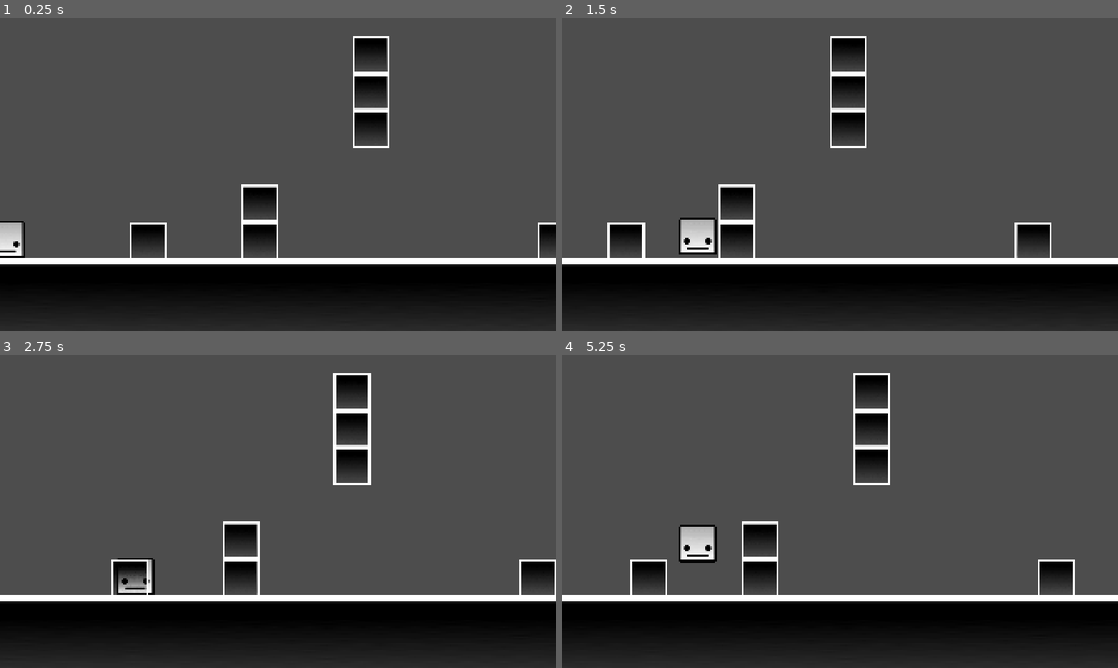
Above: before the commit, frames 1-4 (two rows, left to right).
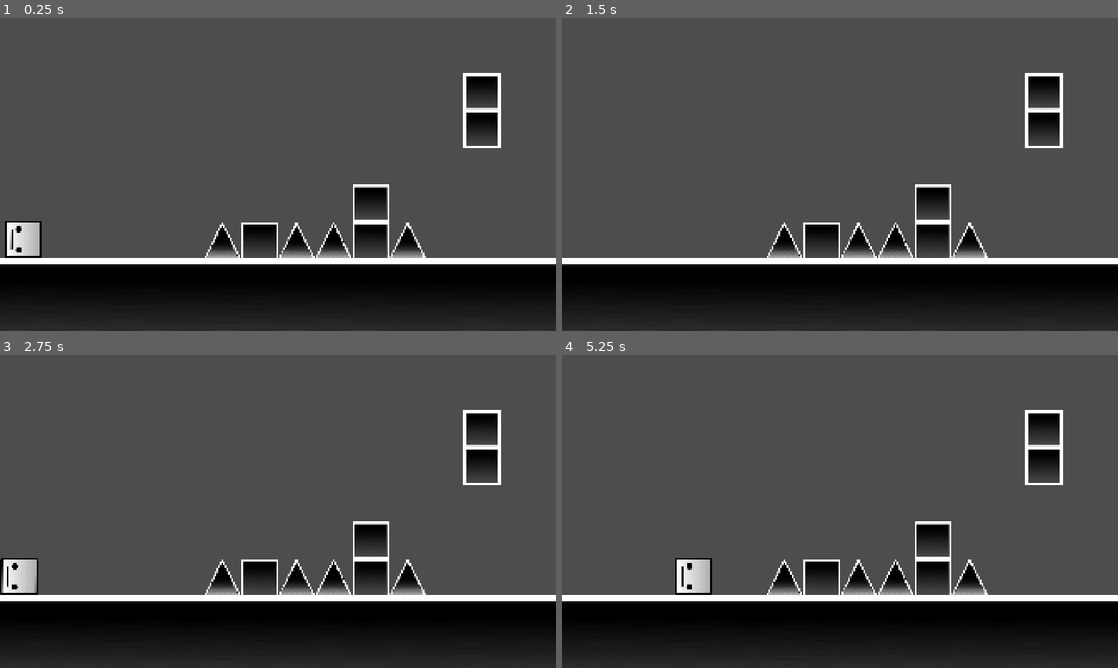
Above: after the commit, the same moments.

Repository: Nahu666/Corbalan-Proto---Geometry-Dash
Game: Godot game, scene res://escenas/prueba.tscn
The game is run twice, just before and just after one commit, with the same random seed, the same clock (stepped at 60 frames per second) and the same inputs.
Inputs:
- Up to frame 1 (0.25 s): no input
- Up to frame 2 (1.5 s): tap W (salto) at 0.77 s
- Up to frame 3 (2.75 s): tap W (salto) at 1.52 s
- Up to frame 4 (5.25 s): tap W (salto) at 3.02, 3.77, 4.52 s

The runs differ from the first frame. In frame 1, 8.1% of the frame differs, in the area x 0-100%, y 5-77%; in frame 2, 9.8%; in frame 3, 9.4%; in frame 4, 10%, in the area x 12-93%, y 5-77%.

Commit message:
Rotación del Jugador y Elaboración de Spikes

Diff:
--- a/corbalan-proto---geometry-dash/escenas/prueba.tscn
+++ b/corbalan-proto---geometry-dash/escenas/prueba.tscn
@@ -2,6 +2,7 @@
 
 [ext_resource type="PackedScene" uid="uid://61wndvhbm1jk" path="res://objetos/jugador.tscn" id="1_2jt68"]
 [ext_resource type="PackedScene" uid="uid://bkdjme26fv1q6" path="res://objetos/obj_bloque.tscn" id="2_mdukl"]
+[ext_resource type="PackedScene" uid="uid://itymtme5q2ao" path="res://objetos/spike.tscn" id="3_mdukl"]
 
 [node name="Node2D" type="Node2D" unique_id=210247986]
 
@@ -18,27 +19,117 @@
 drag_bottom_margin = 0.4
 editor_draw_drag_margin = true
 
-[node name="Ground" parent="." unique_id=656864775 instance=ExtResource("2_mdukl")]
-position = Vector2(2688, 1024)
-scale = Vector2(58.131523, 3.0399997)
+[node name="Ground" parent="." unique_id=656864775 groups=["kill"] instance=ExtResource("2_mdukl")]
+position = Vector2(5888, 1024)
+scale = Vector2(114.611534, 3.0399997)
 
-[node name="StaticBody2D2" parent="." unique_id=970719671 instance=ExtResource("2_mdukl")]
-position = Vector2(512, 768)
-
-[node name="StaticBody2D3" parent="." unique_id=1917954583 instance=ExtResource("2_mdukl")]
+[node name="StaticBody2D2" parent="." unique_id=970719671 groups=["kill"] instance=ExtResource("2_mdukl")]
 position = Vector2(896, 768)
 
-[node name="StaticBody2D4" parent="." unique_id=78339282 instance=ExtResource("2_mdukl")]
-position = Vector2(896, 640)
+[node name="StaticBody2D3" parent="." unique_id=1917954583 groups=["kill"] instance=ExtResource("2_mdukl")]
+position = Vector2(1280, 768)
 
-[node name="StaticBody2D5" parent="." unique_id=1198475787 instance=ExtResource("2_mdukl")]
-position = Vector2(1280, 384)
+[node name="StaticBody2D4" parent="." unique_id=78339282 groups=["kill"] instance=ExtResource("2_mdukl")]
+position = Vector2(1280, 640)
 
-[node name="StaticBody2D6" parent="." unique_id=319594047 instance=ExtResource("2_mdukl")]
-position = Vector2(1280, 256)
+[node name="StaticBody2D5" parent="." unique_id=1198475787 groups=["kill"] instance=ExtResource("2_mdukl")]
+position = Vector2(1664, 384)
 
-[node name="StaticBody2D7" parent="." unique_id=957499227 instance=ExtResource("2_mdukl")]
-position = Vector2(1280, 128)
+[node name="StaticBody2D6" parent="." unique_id=319594047 groups=["kill"] instance=ExtResource("2_mdukl")]
+position = Vector2(1664, 256)
 
-[node name="StaticBody2D8" parent="." unique_id=1346284726 instance=ExtResource("2_mdukl")]
-position = Vector2(1920, 768)
+[node name="StaticBody2D11" parent="." unique_id=19230048 groups=["kill"] instance=ExtResource("2_mdukl")]
+position = Vector2(2304, 256)
+
+[node name="StaticBody2D12" parent="." unique_id=1990760615 groups=["kill"] instance=ExtResource("2_mdukl")]
+position = Vector2(2304, 128)
+
+[node name="StaticBody2D13" parent="." unique_id=1318051237 groups=["kill"] instance=ExtResource("2_mdukl")]
+position = Vector2(2304, 0)
+
+[node name="StaticBody2D14" parent="." unique_id=2051828095 groups=["kill"] instance=ExtResource("2_mdukl")]
+position = Vector2(2304, -128)
+
+[node name="StaticBody2D8" parent="." unique_id=1346284726 groups=["kill"] instance=ExtResource("2_mdukl")]
+position = Vector2(2304, 768)
+
+[node name="StaticBody2D15" parent="." unique_id=1959905573 groups=["kill"] instance=ExtResource("2_mdukl")]
+position = Vector2(2688, 768)
+
+[node name="StaticBody2D16" parent="." unique_id=1398857755 groups=["kill"] instance=ExtResource("2_mdukl")]
+position = Vector2(2688, 640)
+
+[node name="StaticBody2D20" parent="." unique_id=1985553333 groups=["kill"] instance=ExtResource("2_mdukl")]
+position = Vector2(3072, 512)
+
+[node name="StaticBody2D31" parent="." unique_id=1645572901 groups=["kill"] instance=ExtResource("2_mdukl")]
+position = Vector2(3840, 512)
+
+[node name="StaticBody2D25" parent="." unique_id=225802791 groups=["kill"] instance=ExtResource("2_mdukl")]
+position = Vector2(3328, 640)
+
+[node name="StaticBody2D26" parent="." unique_id=1556784430 groups=["kill"] instance=ExtResource("2_mdukl")]
+position = Vector2(3328, 256)
+
+[node name="StaticBody2D30" parent="." unique_id=236244017 groups=["kill"] instance=ExtResource("2_mdukl")]
+position = Vector2(3328, 768)
+
+[node name="StaticBody2D27" parent="." unique_id=301103307 groups=["kill"] instance=ExtResource("2_mdukl")]
+position = Vector2(3328, 128)
+
+[node name="StaticBody2D28" parent="." unique_id=1356005013 groups=["kill"] instance=ExtResource("2_mdukl")]
+position = Vector2(3328, 0)
+
+[node name="StaticBody2D29" parent="." unique_id=270245018 groups=["kill"] instance=ExtResource("2_mdukl")]
+position = Vector2(3328, -128)
+
+[node name="StaticBody2D22" parent="." unique_id=564011441 groups=["kill"] instance=ExtResource("2_mdukl")]
+position = Vector2(3072, 640)
+
+[node name="StaticBody2D23" parent="." unique_id=979088916 groups=["kill"] instance=ExtResource("2_mdukl")]
+position = Vector2(3072, 768)
+
+[node name="StaticBody2D21" parent="." unique_id=1757518764 groups=["kill"] instance=ExtResource("2_mdukl")]
+position = Vector2(3072, 0)
+
+[node name="StaticBody2D24" parent="." unique_id=1063162388 groups=["kill"] instance=ExtResource("2_mdukl")]
+position = Vector2(3072, -128)
+
+[node name="StaticBody2D17" parent="." unique_id=886621701 groups=["kill"] instance=ExtResource("2_mdukl")]
+position = Vector2(2688, 128)
+
+[node name="StaticBody2D18" parent="." unique_id=103862174 groups=["kill"] instance=ExtResource("2_mdukl")]
+position = Vector2(2688, 0)
+
+[node name="StaticBody2D19" parent="." unique_id=803025881 groups=["kill"] instance=ExtResource("2_mdukl")]
+position = Vector2(2688, -128)
+
+[node name="Area2D" parent="." unique_id=442732807 instance=ExtResource("3_mdukl")]
+position = Vector2(768, 768)
+
+[node name="Area2D2" parent="." unique_id=339905473 instance=ExtResource("3_mdukl")]
+position = Vector2(1024, 768)
+
+[node name="Area2D3" parent="." unique_id=1238570559 instance=ExtResource("3_mdukl")]
+position = Vector2(1152, 768)
+
+[node name="Area2D4" parent="." unique_id=2121795489 instance=ExtResource("3_mdukl")]
+position = Vector2(1408, 768)
+
+[node name="Area2D5" parent="." unique_id=724064312 instance=ExtResource("3_mdukl")]
+position = Vector2(2176, 768)
+
+[node name="Area2D7" parent="." unique_id=1881992359 instance=ExtResource("3_mdukl")]
+position = Vector2(2560, 768)
+
+[node name="Area2D8" parent="." unique_id=142071143 instance=ExtResource("3_mdukl")]
+position = Vector2(2432, 768)
+
+[node name="Area2D9" parent="." unique_id=958032587 instance=ExtResource("3_mdukl")]
+position = Vector2(2816, 768)
+
+[node name="Area2D10" parent="." unique_id=124642051 instance=ExtResource("3_mdukl")]
+position = Vector2(2944, 768)
+
+[node name="Area2D6" parent="." unique_id=1502139841 instance=ExtResource("3_mdukl")]
+position = Vector2(2048, 768)
--- a/corbalan-proto---geometry-dash/objetos/jugador.tscn
+++ b/corbalan-proto---geometry-dash/objetos/jugador.tscn
@@ -3,12 +3,30 @@
 [ext_resource type="Script" uid="uid://bws8a1e47dhw2" path="res://scripts/jugador.gd" id="1_3eei6"]
 [ext_resource type="Texture2D" uid="uid://dc77c50mk2pom" path="res://assets/jugador.png" id="2_0xj6y"]
 [ext_resource type="Script" uid="uid://d30igwlhrdk54" path="res://scripts/muerte.gd" id="3_0xj6y"]
+[ext_resource type="Script" uid="uid://bvt8wbhd31l32" path="res://scripts/muerteExterno.gd" id="3_r4068"]
+
+[sub_resource type="GDScript" id="GDScript_0xj6y"]
+script/source = "extends Sprite2D
+
+
+# Called when the node enters the scene tree for the first time.
+func _ready() -> void:
+	pass # Replace with function body.
+
+
+# Called every frame. 'delta' is the elapsed time since the previous frame.
+func _process(delta: float) -> void:
+	pass
+"
 
 [sub_resource type="RectangleShape2D" id="RectangleShape2D_r4068"]
 size = Vector2(128, 128)
 
+[sub_resource type="RectangleShape2D" id="RectangleShape2D_f3ub6"]
+size = Vector2(128, 128)
+
 [sub_resource type="RectangleShape2D" id="RectangleShape2D_30g6c"]
-size = Vector2(96, 96)
+size = Vector2(32, 32)
 
 [node name="CharacterBody2D" type="CharacterBody2D" unique_id=1927361297]
 script = ExtResource("1_3eei6")
@@ -16,11 +34,19 @@
 [node name="Sprite2D" type="Sprite2D" parent="." unique_id=2139020385]
 scale = Vector2(1.0666667, 1.0666667)
 texture = ExtResource("2_0xj6y")
+script = SubResource("GDScript_0xj6y")
 
 [node name="CollisionShape2D" type="CollisionShape2D" parent="." unique_id=1376155604]
 rotation = -6.2831855
 shape = SubResource("RectangleShape2D_r4068")
 one_way_collision = true
+
+[node name="externo" type="Area2D" parent="." unique_id=922826536]
+script = ExtResource("3_r4068")
+
+[node name="CollisionShape2D" type="CollisionShape2D" parent="externo" unique_id=1881660654]
+shape = SubResource("RectangleShape2D_f3ub6")
+debug_color = Color(0, 0.63657296, 0.40714556, 0.41960785)
 
 [node name="Area2D" type="Area2D" parent="." unique_id=109104032]
 script = ExtResource("3_0xj6y")
@@ -29,4 +55,6 @@
 shape = SubResource("RectangleShape2D_30g6c")
 debug_color = Color(0.8452447, 0.36196086, 0.30341214, 0.41960785)
 
+[connection signal="area_entered" from="externo" to="externo" method="_on_area_entered"]
+[connection signal="body_entered" from="externo" to="externo" method="_on_body_entered"]
 [connection signal="body_exited" from="Area2D" to="Area2D" method="_on_body_exited"]
--- a/corbalan-proto---geometry-dash/objetos/obj_bloque.tscn
+++ b/corbalan-proto---geometry-dash/objetos/obj_bloque.tscn
@@ -5,14 +5,14 @@
 [sub_resource type="RectangleShape2D" id="RectangleShape2D_ib5rn"]
 size = Vector2(128, 128)
 
-[node name="StaticBody2D" type="StaticBody2D" unique_id=656864775 groups=["kill"]]
+[node name="StaticBody2D" type="StaticBody2D" unique_id=656864775]
 
 [node name="Sprite2D" type="Sprite2D" parent="." unique_id=391049293]
 position = Vector2(-1.9073486e-06, -1.9073486e-06)
 scale = Vector2(1.0491803, 1.0491803)
 texture = ExtResource("1_wcb21")
 
-[node name="CollisionShape2D" type="CollisionShape2D" parent="." unique_id=637736875]
+[node name="CollisionShape2D" type="CollisionShape2D" parent="." unique_id=637736875 groups=["kill"]]
 rotation = 12.566371
 shape = SubResource("RectangleShape2D_ib5rn")
 one_way_collision = true
--- /dev/null
+++ b/corbalan-proto---geometry-dash/objetos/spike.tscn
@@ -0,0 +1,17 @@
+[gd_scene format=3 uid="uid://itymtme5q2ao"]
+
+[ext_resource type="Texture2D" uid="uid://dni3uxy3titl2" path="res://assets/spike.png" id="1_jghkg"]
+
+[sub_resource type="RectangleShape2D" id="RectangleShape2D_pjtk1"]
+size = Vector2(24, 48)
+
+[node name="Area2D" type="Area2D" unique_id=442732807 groups=["kill"]]
+
+[node name="Sprite2D" type="Sprite2D" parent="." unique_id=295091170]
+scale = Vector2(0.44912282, 0.45070422)
+texture = ExtResource("1_jghkg")
+
+[node name="CollisionShape2D" type="CollisionShape2D" parent="." unique_id=986380674]
+position = Vector2(0, -14)
+shape = SubResource("RectangleShape2D_pjtk1")
+debug_color = Color(0.99440426, 0, 0.22992396, 0.41960785)
--- a/corbalan-proto---geometry-dash/project.godot
+++ b/corbalan-proto---geometry-dash/project.godot
@@ -21,6 +21,10 @@
 window/size/viewport_height=1080
 window/stretch/mode="canvas_items"
 
+[global_group]
+
+kill=""
+
 [input]
 
 salto={
--- a/corbalan-proto---geometry-dash/scripts/jugador.gd
+++ b/corbalan-proto---geometry-dash/scripts/jugador.gd
@@ -1,15 +1,22 @@
 extends CharacterBody2D
 
 
-const SPEED = 35500
+const SPEED = 50000
 const JUMP_VELOCITY = -1450
 
-var gravity = 4100
+var gravity = 5500
 
 func _physics_process(delta):
 	# GRAVEDAD
 	if not is_on_floor():
 		velocity.y += gravity * delta
+		$Sprite2D.rotation_degrees += 380 * delta
+	else:
+		var modulo = int($Sprite2D.rotation_degrees) % 90;
+		if modulo > 45:
+			$Sprite2D.rotation_degrees += (90 - modulo)
+		else:
+			$Sprite2D.rotation_degrees -= modulo
 
 	# SALTO
 	if Input.is_action_pressed("salto") and is_on_floor():
--- /dev/null
+++ b/corbalan-proto---geometry-dash/scripts/muerteExterno.gd
@@ -0,0 +1,5 @@
+extends Area2D
+
+func _on_area_entered(area):
+	if area.is_in_group("kill"):
+		get_tree().reload_current_scene()
Binary file added: corbalan-proto---geometry-dash/assets/spike.png
Not shown, added: corbalan-proto---geometry-dash/assets/spike.png.import
Not shown, added: corbalan-proto---geometry-dash/scripts/muerteExterno.gd.uid
